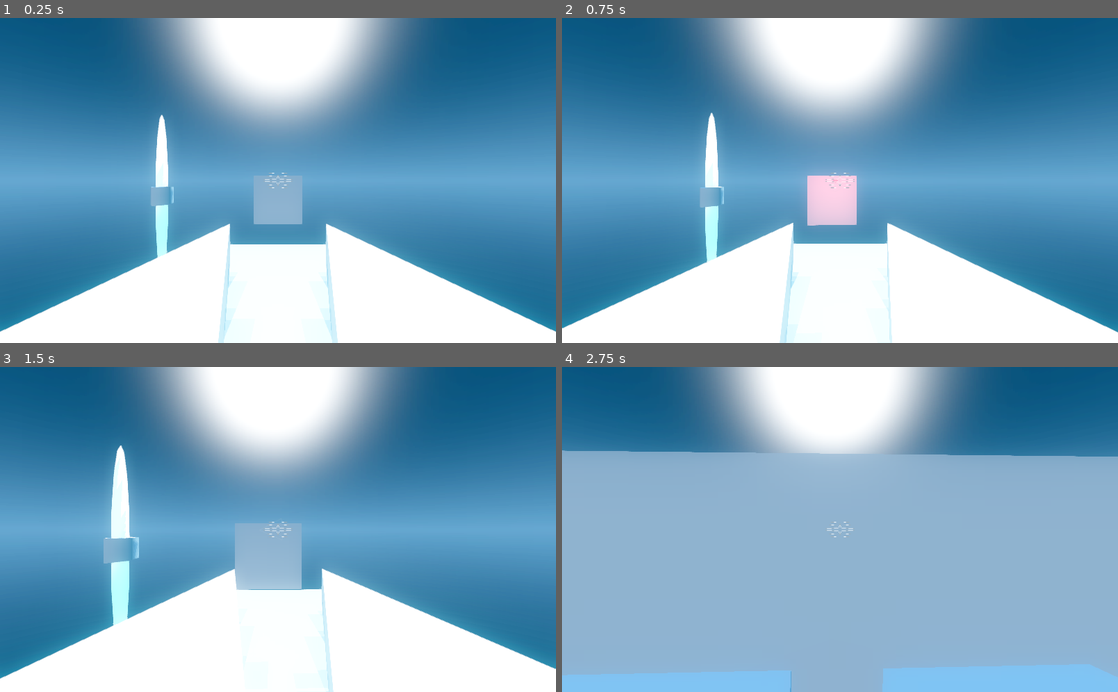
Above: before the commit, frames 1-4 (two rows, left to right).
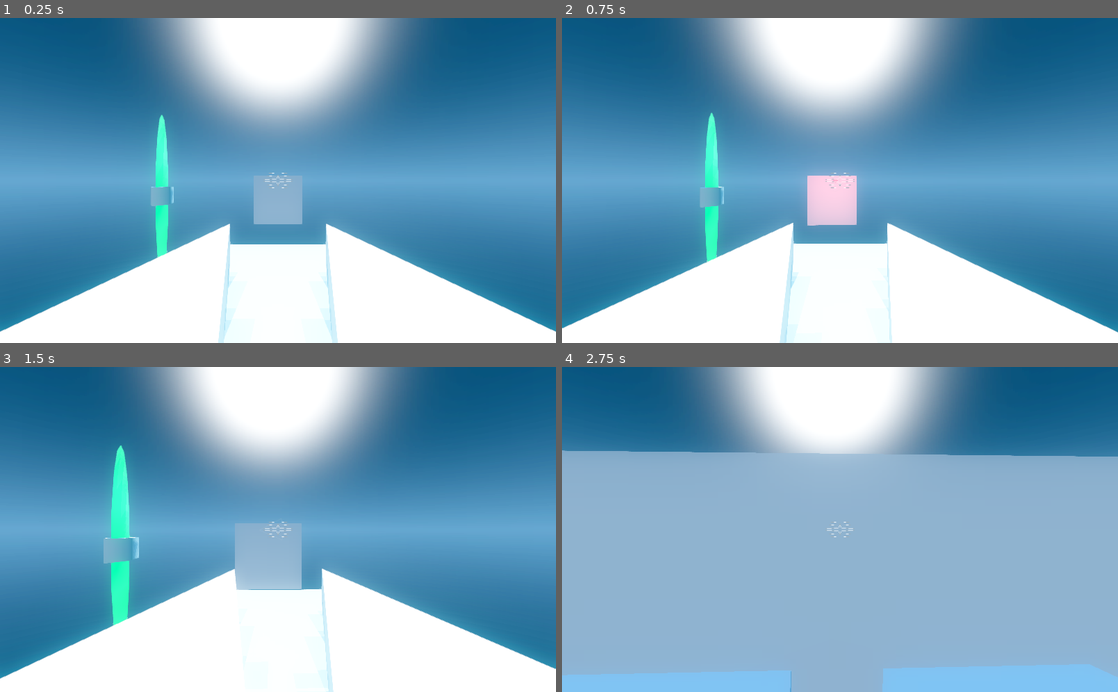
Above: after the commit, the same moments.

Repository: TheEvenOnes/core-breach
Game: Godot game, scene res://src/arena/Arena.tscn
Same seed, same stepped clock (60 frames per second), same inputs: the game is played once before the commit and once after it.
Inputs (mouse positions are in pixels of both pictures, inside the frame that each line leads up to):
- Up to frame 1 (0.25 s): no input
- Up to frame 2 (0.75 s): tap Enter at 0.5 s; move the mouse to (867, 180) at 0.52 s; hold W (throttle_forward) from 0.53 s (still down); click (867, 180) at 0.6 s
- Up to frame 3 (1.5 s): keep holding W (throttle_forward); move the mouse to (250, 529) at 1.27 s; tap Shift (throttle_overdrive) at 1.35 s
- Up to frame 4 (2.75 s): keep holding W (throttle_forward); move the mouse to (851, 523) at 2.02 s; click (851, 523) at 2.1 s

The runs differ from the first frame. In frame 1, 0.8% of the frame differs, in the area x 27-31%, y 29-74%; in frame 2, 0.9%; in frame 3, 1.5%, in the area x 19-24%, y 24-80%; in frame 4, nothing differs.

Commit message:
Fix beacon material, it is now only emissive

Diff:
--- a/src/arena/Arena.tscn
+++ b/src/arena/Arena.tscn
@@ -24,9 +24,11 @@
 rings = 7
 
 [sub_resource type="SpatialMaterial" id=7]
+metallic = 1.0
+metallic_specular = 0.0
 emission_enabled = true
-emission = Color( 0.47451, 1, 0.627451, 1 )
-emission_energy = 1.1
+emission = Color( 0, 1, 0.286275, 1 )
+emission_energy = 1.2
 emission_operator = 0
 emission_on_uv2 = false
 
